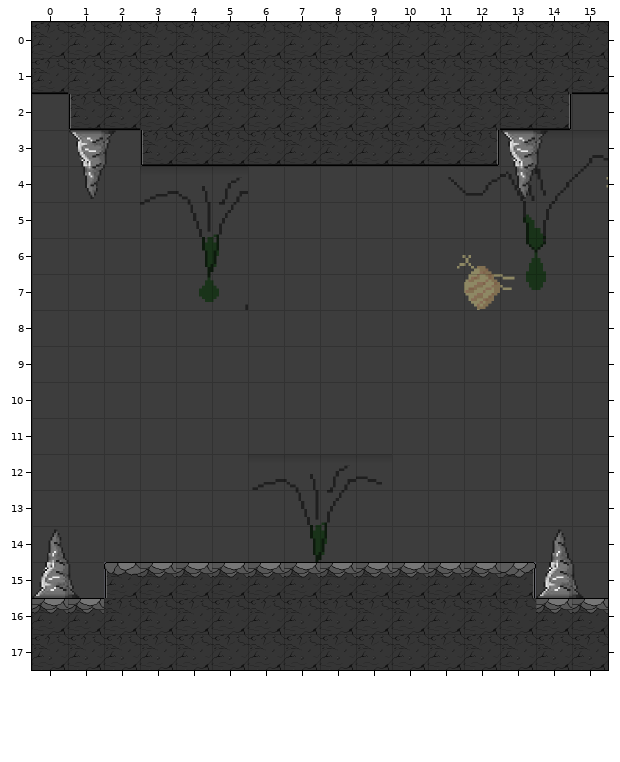
One commit to this Tiled map: android/assets/Final.tmx. Above: the version before the commit.
Cells are 80x80 px. Shown: x 0..15, y 0..17.
After the commit:
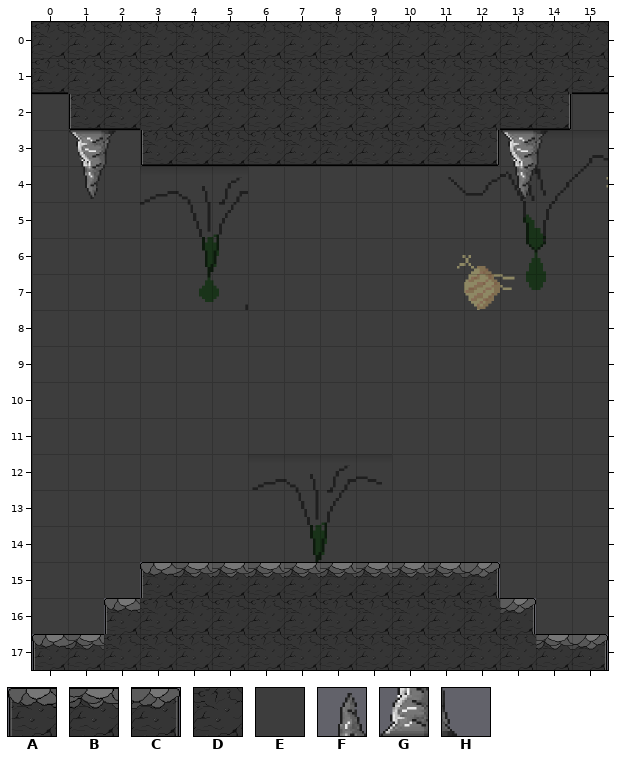
Key: from "Cave_Tileset": A 63, B 64, C 65, D 85, E 93, F 149, G 170, H 171.
_ is an empty cell.
Tiles replaced or removed in this view: A, B, C, D, F, G, H.
Edits made:
Changed rows in their new state; . is an unchanged cell.
Layer "BG":
first column x 0:
15 ..EA........CE..
16 EEA..........CEE
17 AB............BC
Layer "Graficos":
first column x 0:
14 _............._.
15 __............__
Where, in picture pixels (left, top, right, bottom), the same in both pictures:
changed: (32, 529, 176, 670)
changed: (464, 529, 608, 670)
